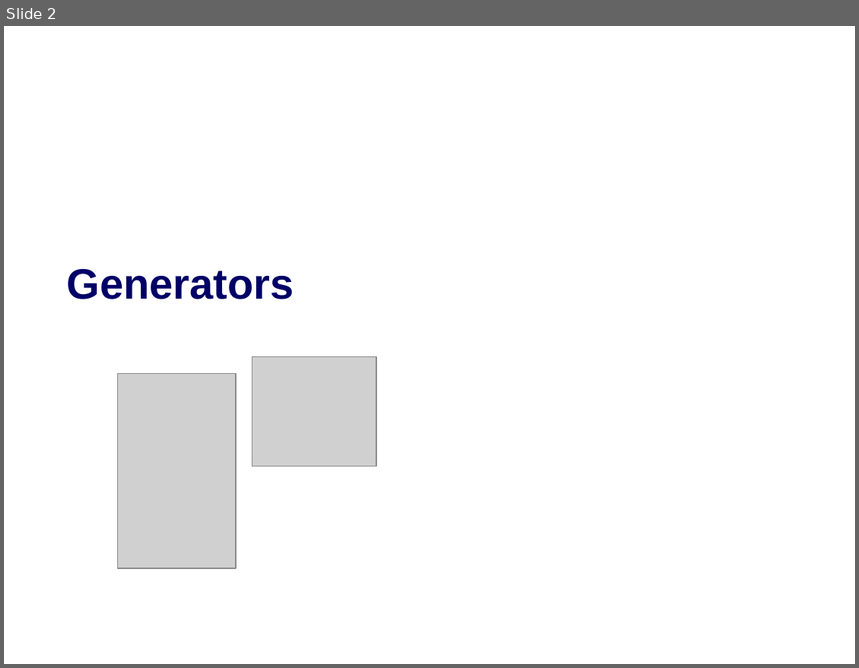
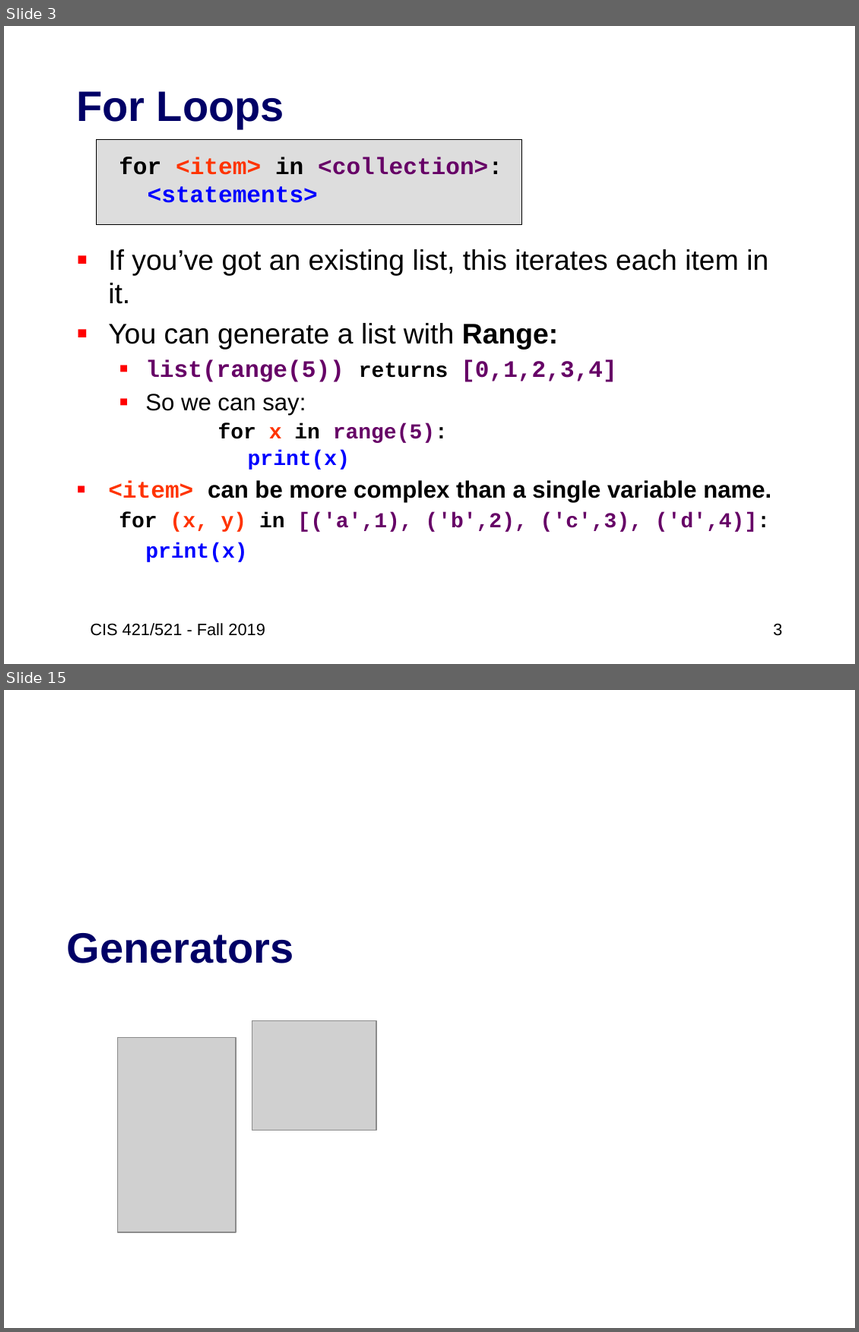
Before and after one commit to artificial-intelligence-class/artificial-intelligence-class.github.io, a slide deck: assets/slides/02-Python3-review2.pptx. Shown one above the other, each under a label of ours: slide 2 before the commit, slides 3 and 15 after it; the slides between them are not shown. The pictures are 859x668 and 859x1332 pixels, drawn with LibreOffice and Linux fonts; fonts in the diff are those of the drawing; grey boxes stand for pictures. Boxes give left, top, right and bottom in pixels: in the first picture for what was removed or moved away, otherwise in the second. Text is boxed around its words. In the diff, an @@ line names an element or a change of style, - is before the commit and + after.

```diff
--- a/assets/slides/02-Python3-review2.pptx
+++ b/assets/slides/02-Python3-review2.pptx
@@ slide 3 added at (x1=4, y1=26, x2=855, y2=664), background #FFFFFF @@
@@ title added at (x1=76, y1=91, x2=284, y2=128), 36 pt, text #000066, bold @@
+For Loops
@@ rectangle added at (x1=96, y1=139, x2=522, y2=224), fill #DDDDDD, outline #000000 0.75 pt @@
@@ text added at (x1=108, y1=157, x2=772, y2=563), 20 pt, text #000000, bold @@
+  for <item> in <collection>:
+  <statements>
+▪ If you’ve got an existing list, this iterates each item in it.
+▪ You can generate a list with Range:
+  ▪ list(range(5)) returns [0,1,2,3,4]
+  ▪ So we can say:
+    for x in range(5):
+    print(x)
+▪ <item> can be more complex than a single variable name.
+  for (x, y) in [('a',1), ('b',2), ('c',3), ('d',4)]:
+  print(x)
@@ text added at (x1=90, y1=623, x2=265, y2=636), 14 pt, text #000000 @@
+CIS 421/521 - Fall 2019
@@ page number added at (x1=773, y1=623, x2=782, y2=636), 14 pt, text #000000 @@
+3
@@ what was slide 2 is now slide 15 @@
```
Also in this commit, not shown: 8 slides changed, 13 other slides added, 1 other file.
